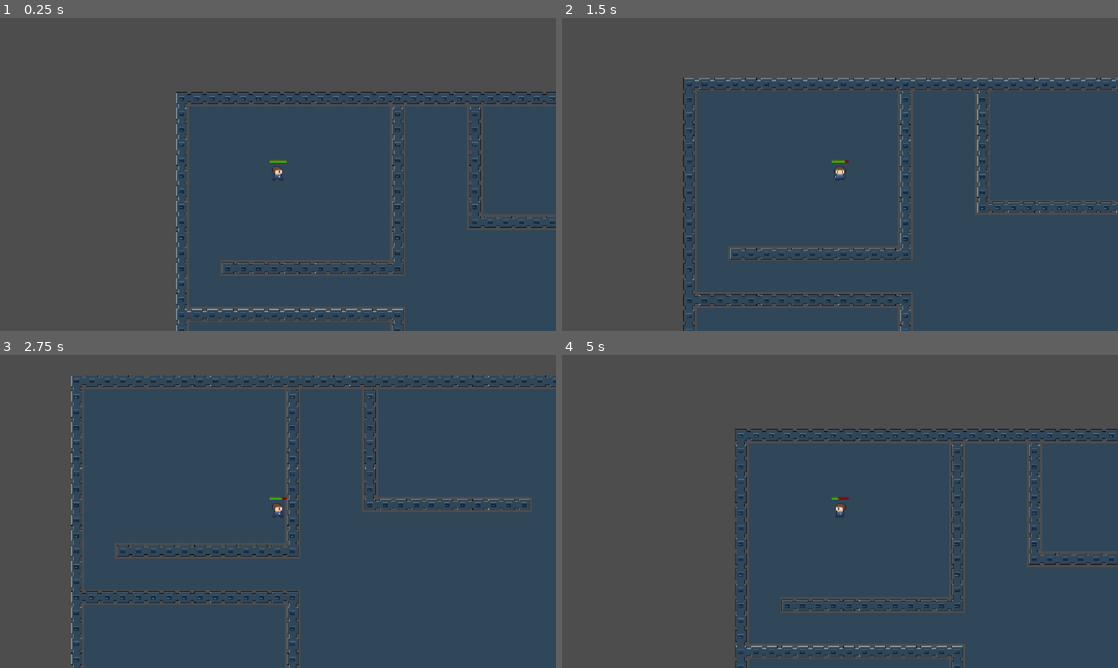
Above: before the commit, frames 1-4 (two rows, left to right).
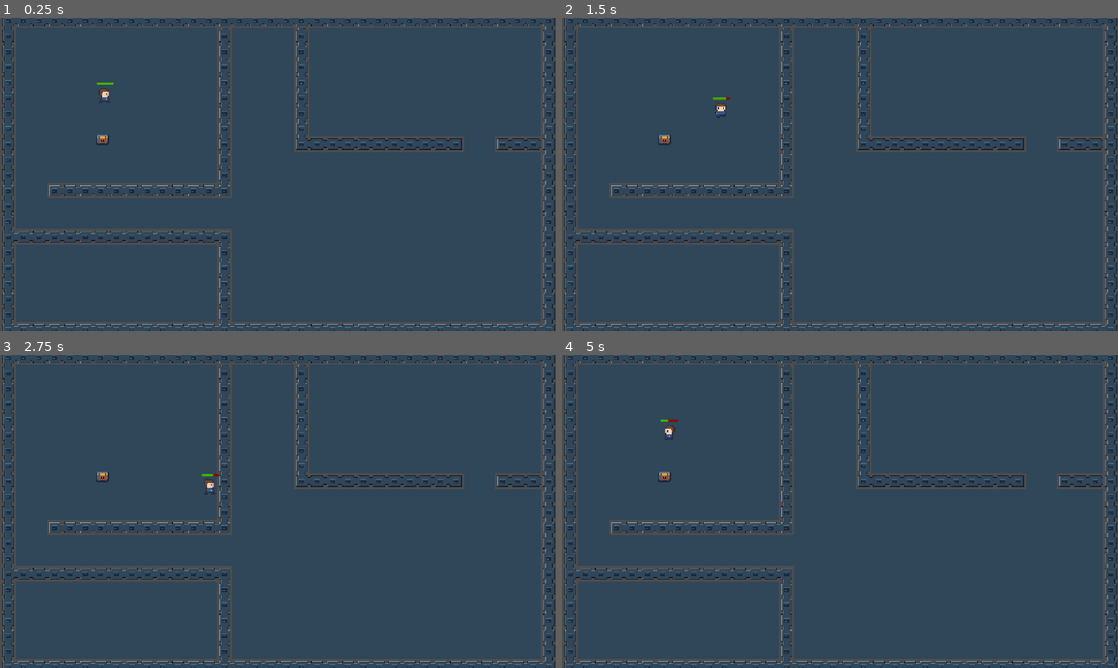
Above: after the commit, the same moments.

Repository: Simi-jpg/codesmelt-jam
Game: Godot game, scene res://scenes/level/storage.tscn
The game is run twice, just before and just after one commit, with the same random seed, the same clock (stepped at 60 frames per second) and the same inputs. The project has no main scene, so this scene is started directly.
Inputs (mouse positions are in pixels of both pictures, inside the frame that each line leads up to):
- Up to frame 1 (0.25 s): no input
- Up to frame 2 (1.5 s): tap Enter (ui_accept) at 0.5, 0.77 s; move the mouse to (962, 158) at 0.52 s; hold Right (ui_right) 0.53-1.28 s; click (962, 158) at 0.67 s; move the mouse to (728, 190) at 1.27 s; hold Down (ui_down) from 1.28 s (still down)
- Up to frame 3 (2.75 s): tap Enter (ui_accept) at 1.52 s; move the mouse to (333, 442) at 2.02 s; release Down (ui_down) at 2.03 s; hold Right (ui_right) from 2.03 s (still down)
- Up to frame 4 (5 s): move the mouse to (812, 574) at 2.77 s; release Right (ui_right) at 2.78 s; hold Up (ui_up) 2.78-3.53 s; click (812, 574) at 2.92 s; tap Enter (ui_accept) at 3.02, 3.77, 4.52 s; move the mouse to (1006, 558) at 3.52 s; hold Left (ui_left) from 3.53 s (still down); move the mouse to (673, 464) at 4.27 s

The runs differ from the first frame. In frame 1, 53% of the frame differs, in the area x 0-100%, y 0-100%; in frame 2, 44%; in frame 3, 28%; in frame 4, 53%.

Commit message:
New storage images, removed camera from player

Diff:
--- a/project-red-gem/scenes/character/player.tscn
+++ b/project-red-gem/scenes/character/player.tscn
@@ -140,9 +140,6 @@
 animation = &"right"
 frame_progress = 0.7886415
 
-[node name="Camera2D" type="Camera2D" parent="AnimatedSprite2D" unique_id=856810781]
-position = Vector2(0, 2)
-
 [node name="CollisionShape2D" type="CollisionShape2D" parent="." unique_id=312236378]
 shape = SubResource("CircleShape2D_1mg7i")
 
--- a/project-red-gem/scenes/level/storage.tscn
+++ b/project-red-gem/scenes/level/storage.tscn
@@ -2,6 +2,7 @@
 
 [ext_resource type="Texture2D" uid="uid://iq44r7inac43" path="res://tilesets/orbital_oupost_tileset.png" id="1_ogqii"]
 [ext_resource type="PackedScene" uid="uid://bkn3q84g6m28" path="res://scenes/character/player.tscn" id="2_6drnj"]
+[ext_resource type="Texture2D" uid="uid://kgypcsbm27yr" path="res://sprites/storage-equipment/cargo_crate.png" id="3_n3e2p"]
 
 [sub_resource type="TileSetAtlasSource" id="TileSetAtlasSource_6drnj"]
 texture = ExtResource("1_ogqii")
@@ -178,3 +179,13 @@
 
 [node name="Player" parent="." unique_id=424066194 instance=ExtResource("2_6drnj")]
 position = Vector2(217, 159)
+
+[node name="Camera2D" type="Camera2D" parent="Player" unique_id=377260197]
+limit_left = 0
+limit_top = -5
+limit_right = 1150
+limit_bottom = 650
+
+[node name="CargoCrate" type="Sprite2D" parent="." unique_id=85480206]
+position = Vector2(211, 245)
+texture = ExtResource("3_n3e2p")
Binary file added: project-red-gem/sprites/storage-equipment/cable_reel.png
Not shown, added: project-red-gem/sprites/storage-equipment/cable_reel.png.import
Binary file added: project-red-gem/sprites/storage-equipment/cargo_crate.png
Not shown, added: project-red-gem/sprites/storage-equipment/cargo_crate.png.import
Binary file added: project-red-gem/sprites/storage-equipment/chemical_barrel.png
Not shown, added: project-red-gem/sprites/storage-equipment/chemical_barrel.png.import
Binary file added: project-red-gem/sprites/storage-equipment/communications_antenna.png
Not shown, added: project-red-gem/sprites/storage-equipment/communications_antenna.png.import
Binary file added: project-red-gem/sprites/storage-equipment/control_terminal.png
Not shown, added: project-red-gem/sprites/storage-equipment/control_terminal.png.import
Binary file added: project-red-gem/sprites/storage-equipment/cryopod.png
Not shown, added: project-red-gem/sprites/storage-equipment/cryopod.png.import
(and 36 more such lines)
